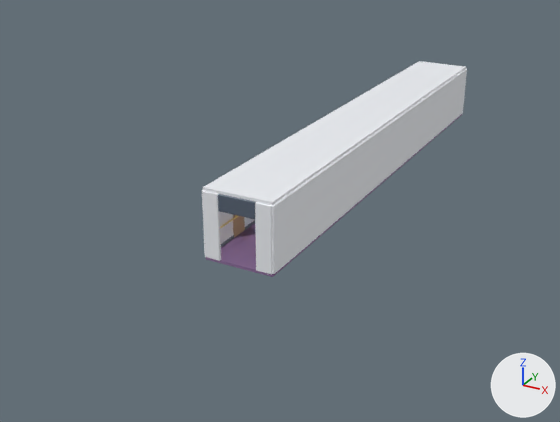
Two versions of the Blender file assets-src/blender/compartments/cabin-corridor-a.blend, one commit apart.
One viewpoint serves both versions: a camera (50 mm lens) standing at (14.1, -34.3, 13.8) and looking at (-3.6, -2.2, -2.2). Arrows for +X, +Y and +Z are at lower right; the lights stay in place. The picture after the commit comes second.

The first picture shows 'CM_BULKHEAD', 'CM_CARPET', 'CM_TRIM', 'CM_WOOD'.
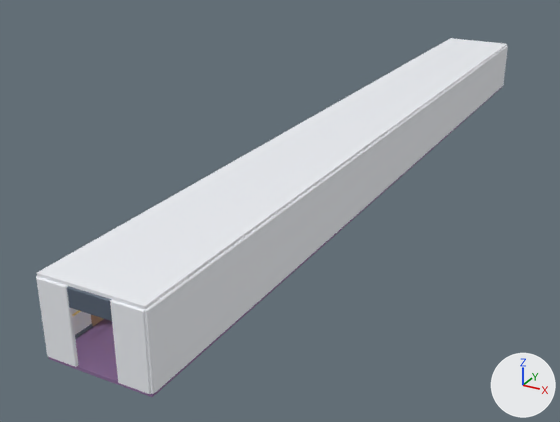
Where the change shows, as pixel boxes [x1, y1, x2, y2] in the pictures (560 x 422 px; the box of a moved part takes in the faces that stretch with it):
'CM_BULKHEAD', reshaped (78% wider, 66% taller)
    before: [202, 61, 467, 275]
    after: [36, 38, 508, 394]
'CM_CARPET', rescaled (77% wider, 90% taller)
    before: [206, 114, 462, 277]
    after: [49, 87, 502, 397]
'CM_TRIM', reshaped, moved
    before: [218, 194, 255, 247]
    after: [67, 286, 112, 339]
'CM_WOOD', reshaped, moved (mostly hidden)
    before: [233, 215, 245, 238]
    after: [91, 315, 103, 326]
part 2 of me_cube_001, added
    after: [37, 38, 507, 310]
part 3 of me_cube_001, moved or reshaped
    before: [202, 190, 221, 261]
    after: [36, 277, 79, 367]
part 4 of me_cube_001, moved or reshaped
    before: [255, 202, 273, 275]
    after: [110, 300, 152, 394]
part 5 of me_cube_001, moved or reshaped
    before: [202, 190, 255, 253]
    after: [36, 276, 92, 335]
part 6 of me_cube_001, moved or reshaped
    before: [272, 69, 467, 274]
    after: [145, 46, 508, 394]
part 7 of me_cube_004, moved or reshaped (not visible afterwards)
    before: [221, 220, 255, 247]
part 8 of me_cube_004, added (mostly hidden)
    after: [75, 323, 98, 339]
part 9 of me_cube_010, moved or reshaped (not visible afterwards)
    before: [233, 215, 245, 238]
part 10 of me_cube_010, added (mostly hidden)
    after: [91, 315, 103, 326]

Patch to the scene script:
```diff
--- a/assets-src/blender/compartments/cabin-corridor-a.blend.py
+++ b/assets-src/blender/compartments/cabin-corridor-a.blend.py
@@ me_cube @@
 # used by ob_cm_carpet; parent = ob_cm_cabin_corridor_a_root; location = (0.0, 0.0, -0.06)
-me_cube.from_pydata(...)  # 8 vertices, 6 faces; spans x -1.5..1.5, y -12.0..12.0, z -0.1..0.1
+me_cube.from_pydata(...)  # 8 vertices, 6 faces; spans x -2.0..2.0, y -20.0..20.0, z -0.1..0.1
+# me_cube part 1: the whole mesh is scaled about its middle by (1.33, 1.67, 1)
 me_cube.materials.append(mat_carpet)
@@ me_cube_001 @@
 # used by ob_cm_bulkhead; parent = ob_cm_cabin_corridor_a_root; location = (0.0, 0.0, 2.86)
-me_cube_001.from_pydata(...)  # 356 vertices, 374 faces; spans x -1.6..1.6, y -12.1..12.1, z -2.9..0.1
+me_cube_001.from_pydata(...)  # 476 vertices, 498 faces; spans x -2.1..2.1, y -20.1..23.2, z -2.9..0.1
+# me_cube_001 part 2: a new loose piece, a box spanning x -2.0..2.0, y -20.0..20.0, z -0.06..0.06, in mat_bulkhead (white #eff1f6)
+# me_cube_001 part 3: the loose piece of 24 vertices spanning x -1.5..-0.8, y -12.1..-11.9, z -2.9..-0.1 is scaled about its middle by (1.76, 1, 1), then moved by (-0.2, -8.0, 0.0)
+# me_cube_001 part 4: the loose piece of 24 vertices spanning x 0.8..1.5, y -12.1..-11.9, z -2.9..-0.1 is scaled about its middle by (1.76, 1, 1), then moved by (0.2, -8.0, 0.0)
+# me_cube_001 part 5: the loose piece of 24 vertices spanning x -1.6..-1.4, y -12.0..12.0, z -2.9..-0.1 is scaled about its middle by (1, 1.67, 1), then moved by (-0.5, 0.0, 0.0)
+# me_cube_001 part 6: the loose piece of 24 vertices spanning x 1.4..1.6, y -12.0..12.0, z -2.9..-0.1 is scaled about its middle by (1, 1.67, 1), then moved by (0.5, 0.0, 0.0)
+# other edits to the shape of me_cube_001 do not show in these pictures
 me_cube_001.materials.append(mat_bulkhead)
@@ me_cube_004 @@
 # used by ob_cm_trim; parent = ob_cm_cabin_corridor_a_root; location = (0.0, -12.0, 2.45)
-me_cube_004.from_pydata(...)  # 480 vertices, 520 faces; spans x -1.5..1.5, y -0.1..24.1, z -2.5..0.3
+me_cube_004.from_pydata(...)  # 768 vertices, 832 faces; spans x -2.0..2.0, y -0.1..40.1, z -2.5..0.3
+# me_cube_004 part 7: the loose piece of 24 vertices spanning x -1.5..-1.4, y 0.2..23.8, z -2.5..-2.3 is scaled about its middle by (0.465, 0.0413, 16.8), then moved by (-0.5, 3.9, 1.0)
+# me_cube_004 part 8: a new loose piece of 24 vertices spanning x -2.0..-1.9, y 0.2..39.8, z -2.5..-2.3, in mat_trim (greyish blue #596576)
+# other edits to the shape of me_cube_004 do not show in these pictures
 me_cube_004.materials.append(mat_trim)
@@ me_cube_010 @@
 # used by ob_cm_wood; parent = ob_cm_cabin_corridor_a_root; location = (-1.44, 9.625, 1.02)
-me_cube_010.from_pydata(...)  # 384 vertices, 416 faces; spans x 0.0..2.9, y -19.7..0.4, z -1.0..1.0
+me_cube_010.from_pydata(...)  # 672 vertices, 728 faces; spans x 0.0..3.9, y -35.7..0.4, z -1.0..1.0
+# me_cube_010 part 9: the loose piece of 24 vertices spanning x 0.0, y -19.7..-18.8, z -1.0..1.0 is moved by (0.0, 0.2, 0.0)
+# me_cube_010 part 10: the loose piece of 24 vertices spanning x 0.0, y -19.7..-18.8, z -1.0..1.0 is copied, and the copy is moved by (0.0, -16.0, 0.0); it spans x 0.0, y -35.7..-34.9, z -1.0..1.0
+# other edits to the shape of me_cube_010 do not show in these pictures
 me_cube_010.materials.append(mat_wood)
@@ ob_cm_trim @@
 ob_cm_trim.parent = ob_cm_cabin_corridor_a_root
-ob_cm_trim.location = (0.0, -12.0, 2.45)
+ob_cm_trim.location = (0.0, -20.0, 2.45)
@@ ob_cm_wood @@
 ob_cm_wood.parent = ob_cm_cabin_corridor_a_root
-ob_cm_wood.location = (-1.44, 9.625, 1.02)
+ob_cm_wood.location = (-1.94, 17.64, 1.02)
```
